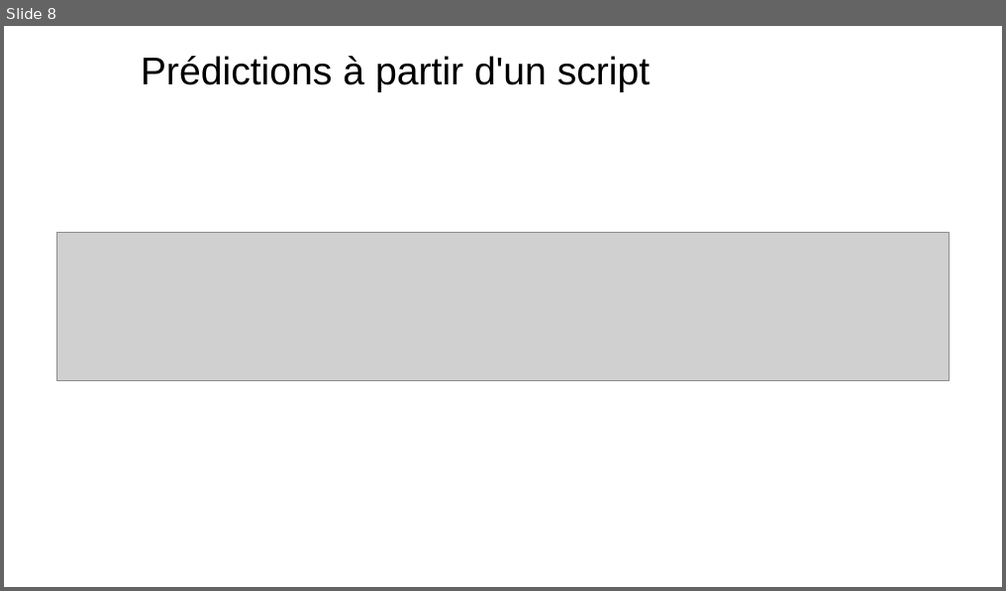
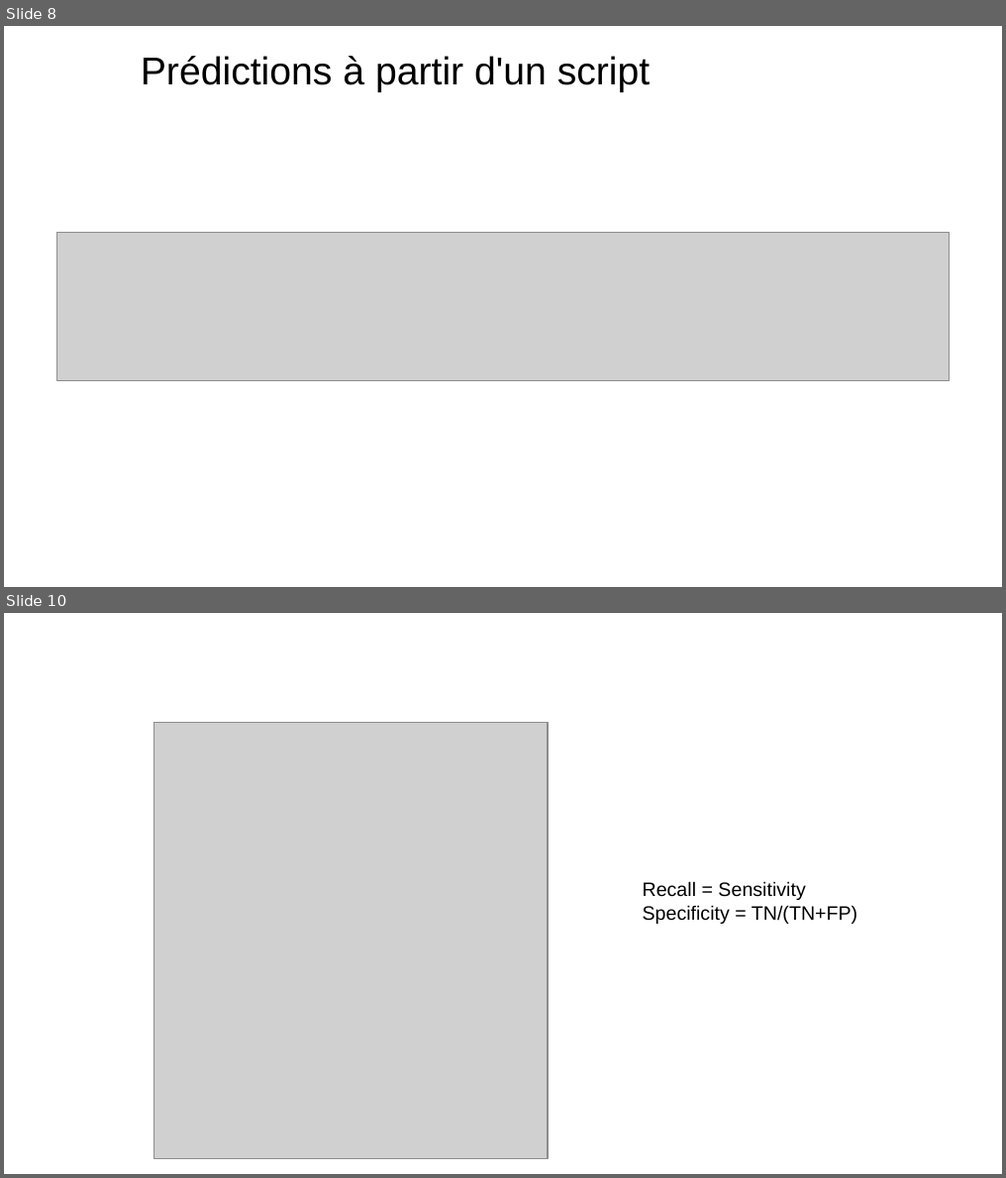
Before and after one commit to dourmiah/skincheck, a slide deck: admin/skin_project_archi_0706.pptx. Shown one above the other, each under a label of ours: slide 8 before the commit, slides 8 and 10 after it; the slides between them are not shown. The pictures are 1006x591 and 1006x1178 pixels, drawn with LibreOffice and Linux fonts; fonts in the diff are those of the drawing; grey boxes stand for pictures; background and template pictures are left out. Boxes give left, top, right and bottom in pixels: in the first picture for what was removed or moved away, otherwise in the second. Text is boxed around its words. In the diff, an @@ line names an element or a change of style, - is before the commit and + after.

```diff
--- a/admin/skin_project_archi_0706.pptx
+++ b/admin/skin_project_archi_0706.pptx
@@ slide 10 added at (4,613,1002,1174), background #FFFFFF @@
@@ picture added at (153,723,547,1159) @@
@@ text added at (643,881,857,924), 14 pt, text #000000 @@
+Recall = Sensitivity
+Specificity = TN/(TN+FP)
```
Also in this commit, not shown: 6 other slides added, 9 other files.
